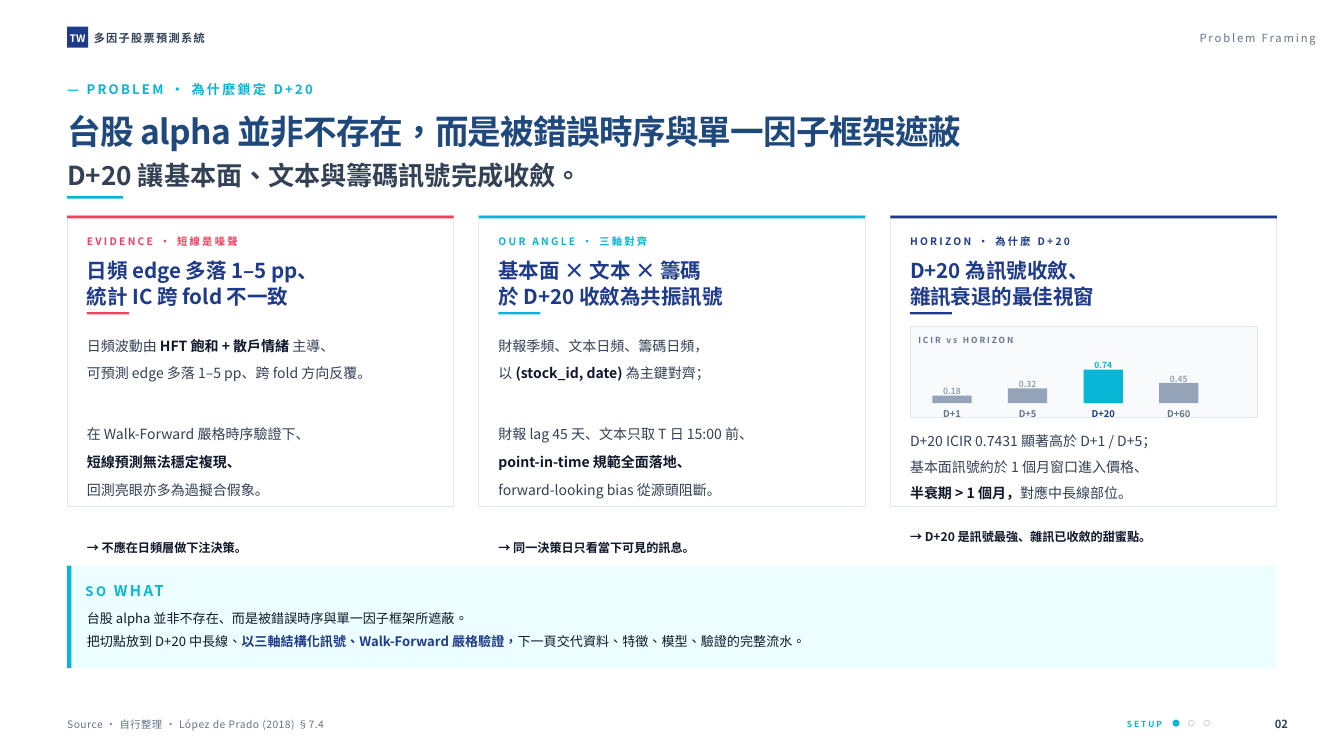
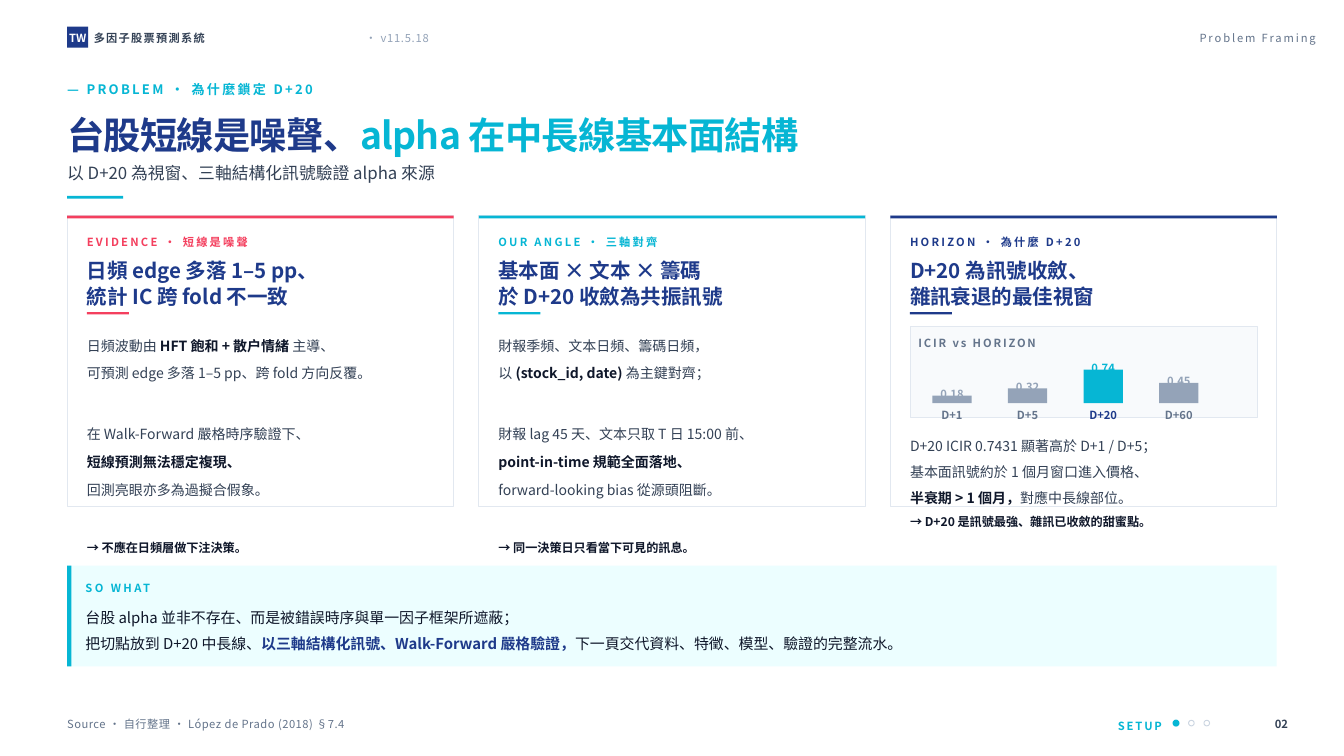
Before and after one commit to andychen050229-cell/taiwan-stock-multifactor, a slide deck: slide 2 of 台股多因子預測系統_v11.5.18_課堂簡報.pptx. Drawn at 1344x756 pixels with LibreOffice and Linux fonts; fonts in the diff are those of the drawing. Boxes give left, top, right and bottom in pixels: in the first picture for what was removed or moved away, otherwise in the second. Text is boxed around its words. In the diff, an @@ line names an element or a change of style, - is before the commit and + after.

```diff
--- a/台股多因子預測系統_v11.5.18_課堂簡報.pptx
+++ b/台股多因子預測系統_v11.5.18_課堂簡報.pptx
@@ size 11 to 12 pt, font Noto Sans CJK SC to Noto Sans CJK TC in 5 elements at (87, 236, 248, 247), (910, 236, 1080, 247), (498, 236, 657, 247), (67, 718, 344, 731), (69, 33, 86, 42) @@
@@ text added at (381, 34, 429, 42), 12 pt, text #94A3B8 @@
+· v11.5.18
@@ text at (67, 117, 799, 183): text changed; size 36 to 18 pt; font Noto Sans CJK SC to Noto Sans CJK TC; text colour #1F497D to #334155; bold off @@
-台股 alpha 並非不存在，而是被錯誤時序與單一因子框架遮蔽
-D+20 讓基本面、文本與籌碼訊號完成收斂。
+台股短線是噪聲、alpha 在中長線基本面結構
+以 D+20 為視窗、三軸結構化訊號驗證 alpha 來源
@@ text "日頻波動由 HFT 飽和 + 散戶情緒 ..." at (87, 337, 371, 553): font Noto Sans CJK SC to Noto Sans CJK TC @@
@@ size 9 to 12 pt, font Noto Sans CJK SC to Noto Sans CJK TC in 6 elements at (918, 338, 1036, 347), (1118, 721, 1162, 730), (940, 386, 963, 401), (1016, 379, 1039, 388), (1091, 360, 1114, 375), (1167, 374, 1190, 383) @@
@@ size 10 to 12 pt, font Noto Sans CJK SC to Noto Sans CJK TC in 4 elements at (941, 410, 962, 419), (1017, 410, 1038, 419), (1089, 410, 1117, 419), (1165, 410, 1193, 419) @@
@@ text at (910, 439, 1156, 527): text changed; font Noto Sans CJK SC to Noto Sans CJK TC @@
-D+20 ICIR 0.7431 顯著高於 D+1 / D+5；
-基本面訊號約於 1 個月窗口進入價格、
-半衰期 > 1 個月，對應中長線部位。
-→ D+20 是訊號最強、雜訊已收斂的甜蜜點。
+D+20 ICIR 0.7431 顯著高於 D+1 / D+5；
+基本面訊號約於 1 個月窗口進入價格、
+半衰期 > 1 個月，對應中長線部位。
+→ D+20 是訊號最強、雜訊已收斂的甜蜜點。
@@ text "SO WHAT" at (85, 578, 505, 592): size 14 to 12 pt in "SO"; size 16 to 12 pt in "WHAT"; font Noto Sans CJK SC to Noto Sans CJK TC @@
@@ text at (85, 610, 903, 651): text changed; size 14 to 16 pt; font Noto Sans CJK SC to Noto Sans CJK TC @@
-台股 alpha 並非不存在、而是被錯誤時序與單一因子框架所遮蔽。
-把切點放到 D+20 中長線、以三軸結構化訊號、Walk-Forward 嚴格驗證，下一頁交代資料、特徵、模型、驗證的完整流水。
+台股 alpha 並非不存在、而是被錯誤時序與單一因子框架所遮蔽；
+把切點放到 D+20 中長線、以三軸結構化訊號、Walk-Forward 嚴格驗證，下一頁交代資料、特徵、模型、驗證的完整流水。
```
Also in this commit, not shown: 40 other slides changed, 44 other files.
